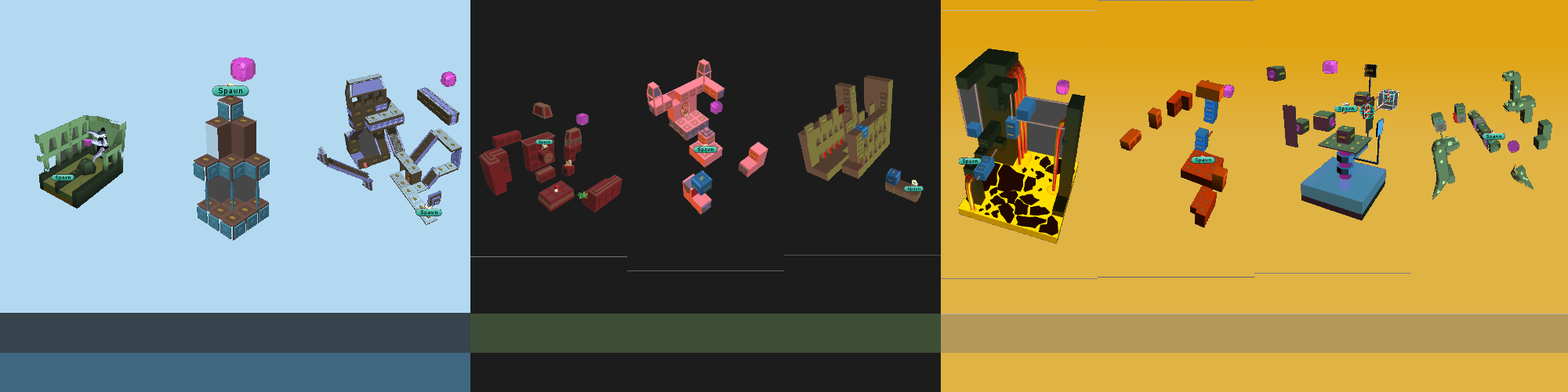
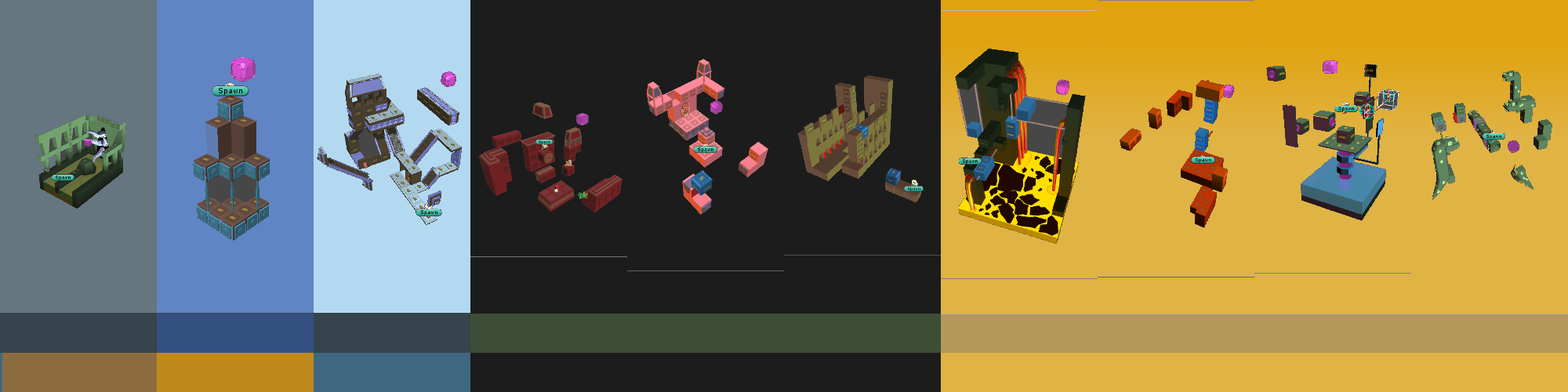
Layered file, before and after one edit (1568 × 392). Changes by layer:
painted on "Moods" over (x1=0, y1=0, x2=314, y2=392)
